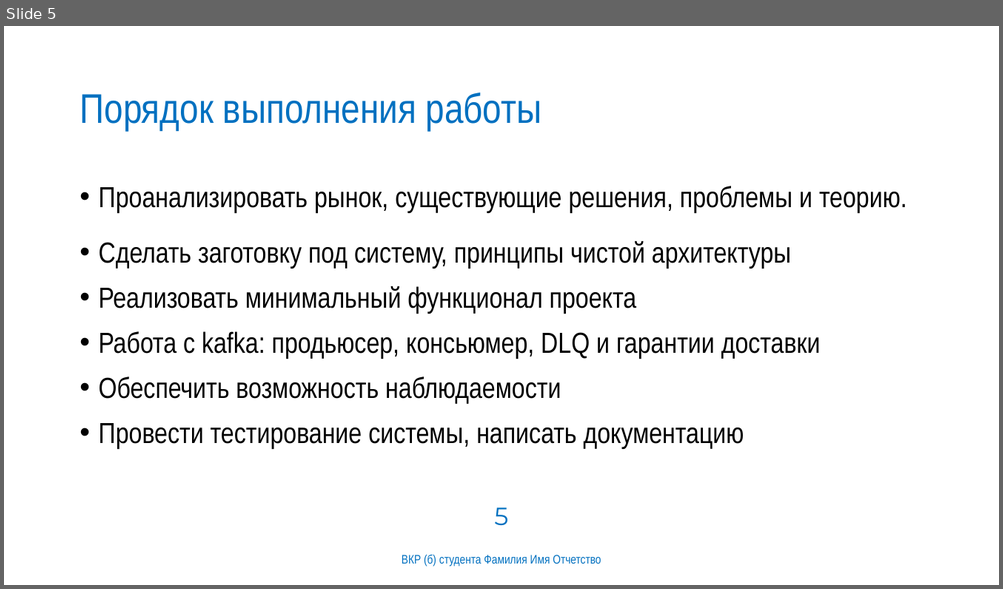
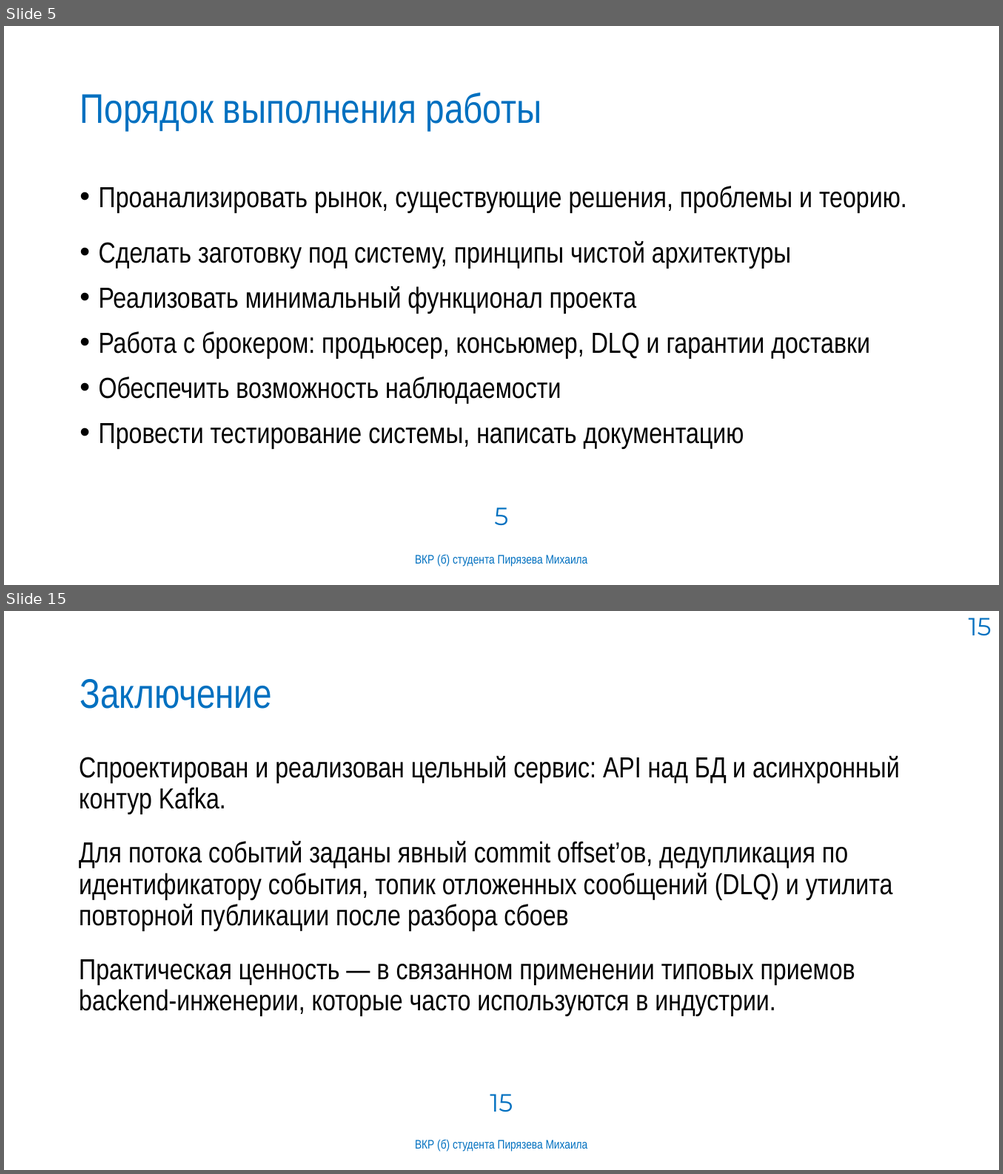
Before and after one commit to MAPiryazev/Diploma, a slide deck: docs/презентация.pptx. Shown one above the other, each under a label of ours: slide 5 before the commit, slides 5 and 15 after it; the slides between them are not shown. The pictures are 1003x589 and 1003x1174 pixels, drawn with LibreOffice and Linux fonts; fonts in the diff are those of the drawing; background and template pictures are left out. Boxes give left, top, right and bottom in pixels: in the first picture for what was removed or moved away, otherwise in the second. Text is boxed around its words. In the diff, an @@ line names an element or a change of style, - is before the commit and + after.

```diff
--- a/docs/презентация.pptx
+++ b/docs/презентация.pptx
@@ slide 15 added at bbox=[4, 611, 999, 1170], background #FFFFFF @@
@@ page number added at bbox=[968, 618, 991, 636], 24 pt, text #0070C0 @@
+15
@@ title added at bbox=[79, 679, 272, 709], 40 pt, text #0070C0 @@
+Заключение
@@ text added at bbox=[79, 756, 899, 1017], 28 pt, text #000000 @@
+Спроектирован и реализован цельный сервис: API над БД и асинхронный контур Kafka.
+Для потока событий заданы явный commit offset’ов, дедупликация по идентификатору события, топик отложенных сообщений (DLQ) и утилита повторной публикации после разбора сбоев
+Практическая ценность — в связанном применении типовых приемов backend-инженерии, которые часто используются в индустрии.
@@ page number added at bbox=[489, 1094, 512, 1113], 24 pt, text #0070C0 @@
+15
@@ text added at bbox=[415, 1139, 588, 1152], 12 pt, text #0070C0 @@
+ВКР (б) студента Пирязева Михаила
@@ slide 5 changed as well @@
@@ text at bbox=[99, 332, 870, 358]: text changed @@
-• Работа с kafka: продьюсер, консьюмер, DLQ и гарантии доставки
+• Работа с брокером: продьюсер, консьюмер, DLQ и гарантии доставки
@@ text at bbox=[415, 554, 588, 567]: text changed @@
-ВКР (б) студента Фамилия Имя Отчетство
+ВКР (б) студента Пирязева Михаила
```
Also in this commit, not shown: 4 other slides changed, 9 other slides added, 12 slides removed, 6 other files.
